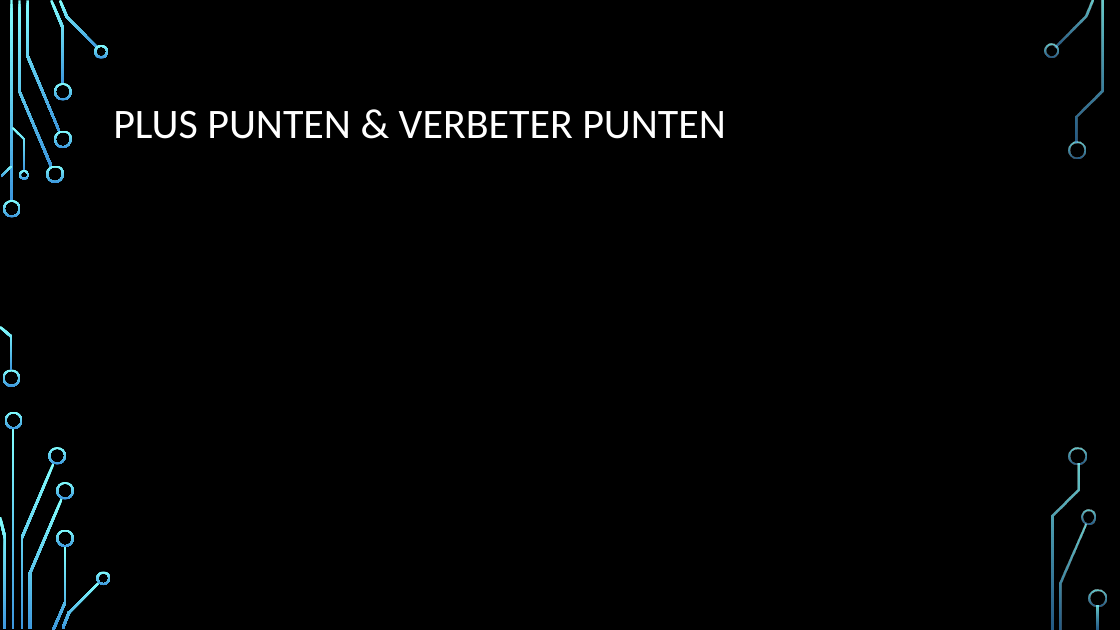
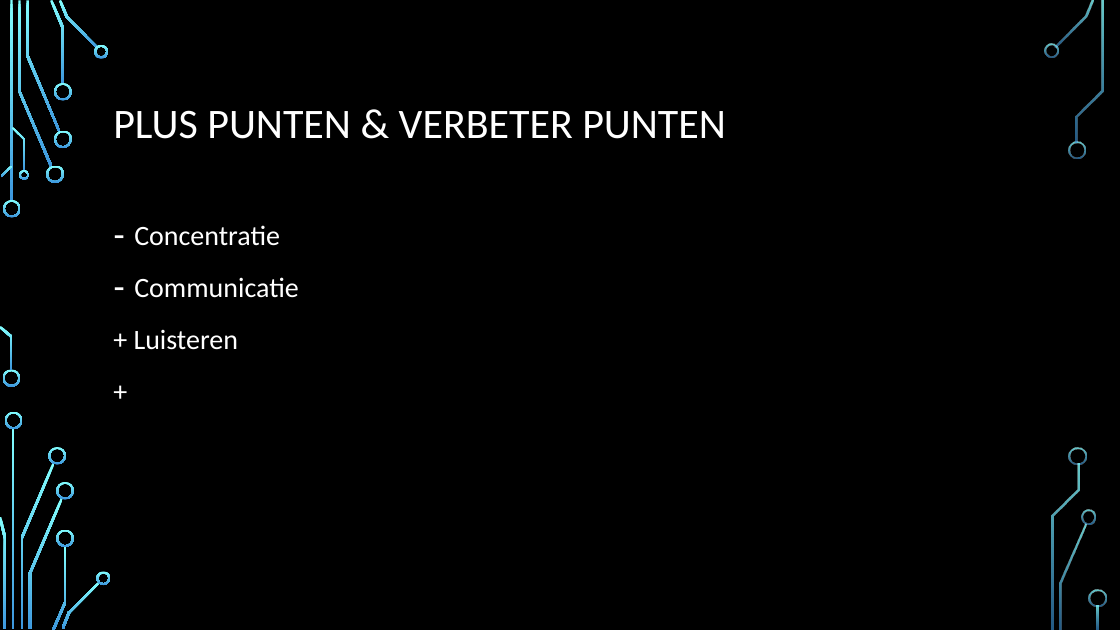
Before and after one commit to dphoeng/ICT_Academie_Website, a slide deck: slide 5 of power/Project Presentatie.pptx. Drawn at 1120x630 pixels with LibreOffice and Linux fonts; fonts in the diff are those of the drawing; background and template pictures are left out. Boxes give left, top, right and bottom in pixels: in the first picture for what was removed or moved away, otherwise in the second. Text is boxed around its words. In the diff, an @@ line names an element or a change of style, - is before the commit and + after.

```diff
--- a/power/Project Presentatie.pptx
+++ b/power/Project Presentatie.pptx
@@ text added at (134,225,299,350), 24 pt, text #FFFFFF @@
+– Concentratie
+– Communicatie
++ Luisteren
++
```
Also in this commit, not shown: 1 other slide changed.
